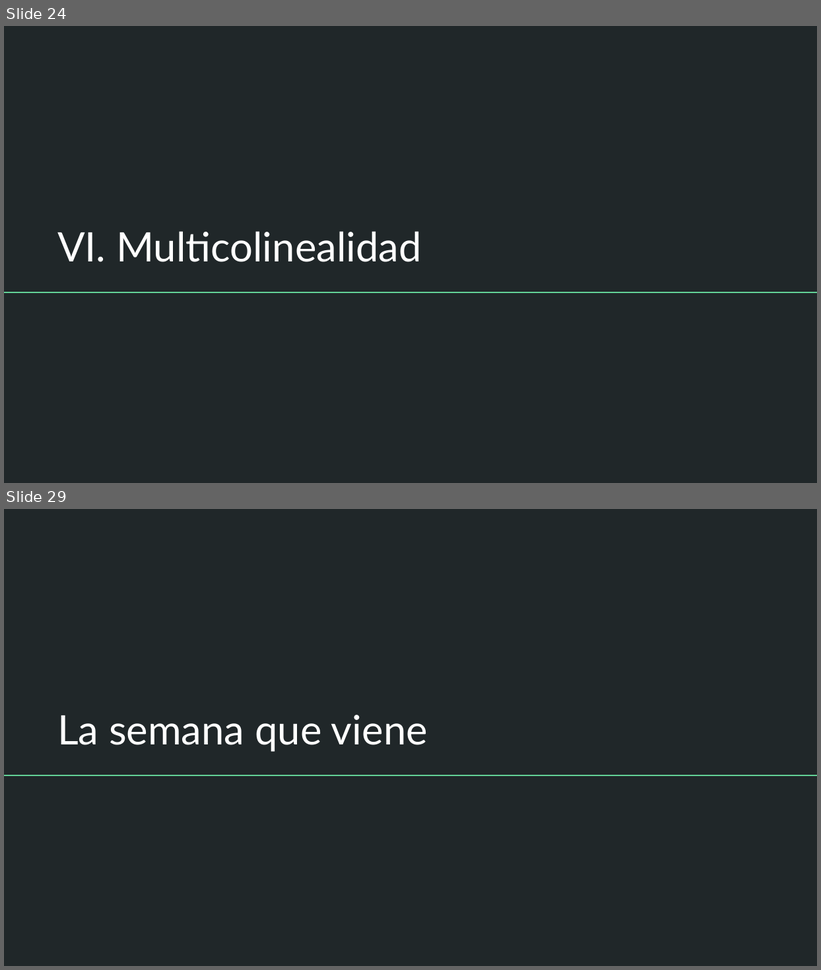
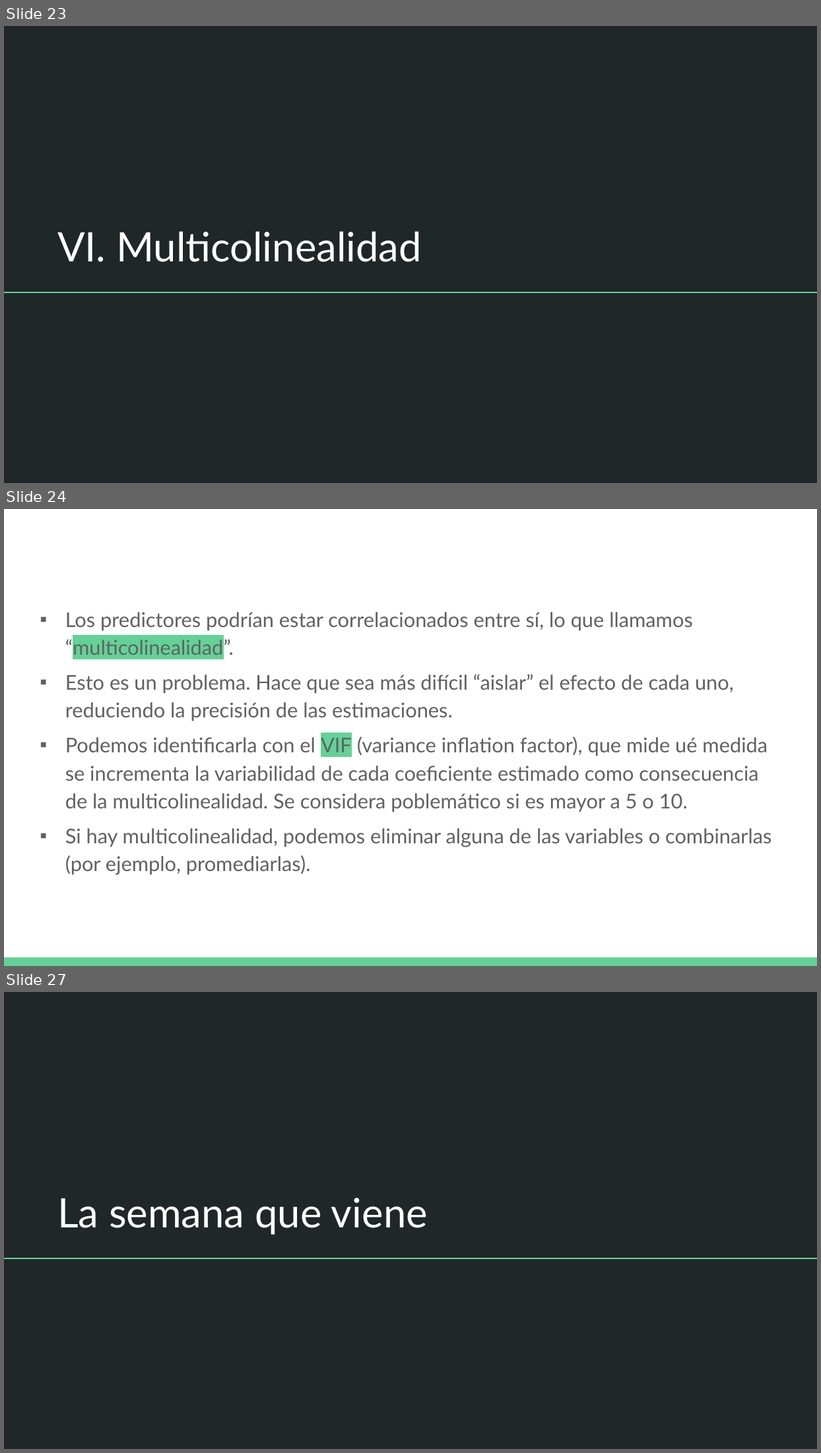
Before and after one commit to DCSCyHD/2023_modulo_3, a slide deck: clase3/teorica_3.pptx. Shown one above the other, each under a label of ours: slides 24 and 29 before the commit, slides 23, 24 and 27 after it; the slides between them are not shown. The pictures are 821x970 and 821x1453 pixels, drawn with LibreOffice and Linux fonts; fonts in the diff are those of the drawing; grey boxes stand for pictures. Boxes give left, top, right and bottom in pixels: in the first picture for what was removed or moved away, otherwise in the second. Text is boxed around its words. In the diff, an @@ line names an element or a change of style, - is before the commit and + after.

```diff
--- a/clase3/teorica_3.pptx
+++ b/clase3/teorica_3.pptx
@@ slide 24 added at (4, 509, 817, 966), background #FFFFFF @@
@@ text added at (65, 612, 772, 875), 18 pt, text #616161 @@
+▪ Los predictores podrían estar correlacionados entre sí, lo que llamamos “multicolinealidad”.
+▪ Esto es un problema. Hace que sea más difícil “aislar” el efecto de cada uno, reduciendo la precisión de las estimaciones.
+▪ Podemos identificarla con el VIF (variance inflation factor), que mide ué medida se incrementa la variabilidad de cada coeficiente estimado como consecuencia de la multicolinealidad. Se considera poblemático si es mayor a 5 o 10.
+▪ Si hay multicolinealidad, podemos eliminar alguna de las variables o combinarlas (por ejemplo, promediarlas).
@@ rectangle added at (4, 958, 817, 966), fill #63D297 @@
@@ what was slide 24 is now slide 23 @@
@@ what was slide 29 is now slide 27 @@
```
Also in this commit, not shown: 5 slides changed, 4 other slides added, 7 slides removed, 1 other file.
